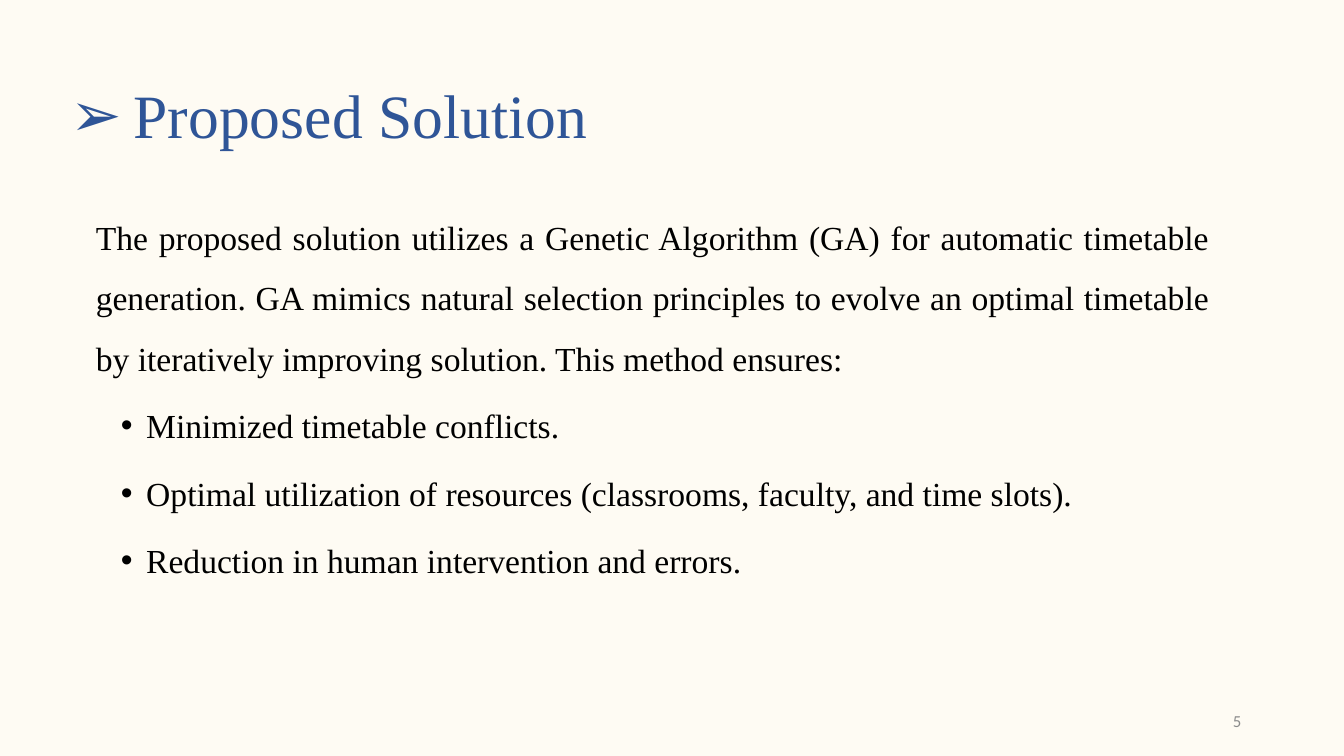
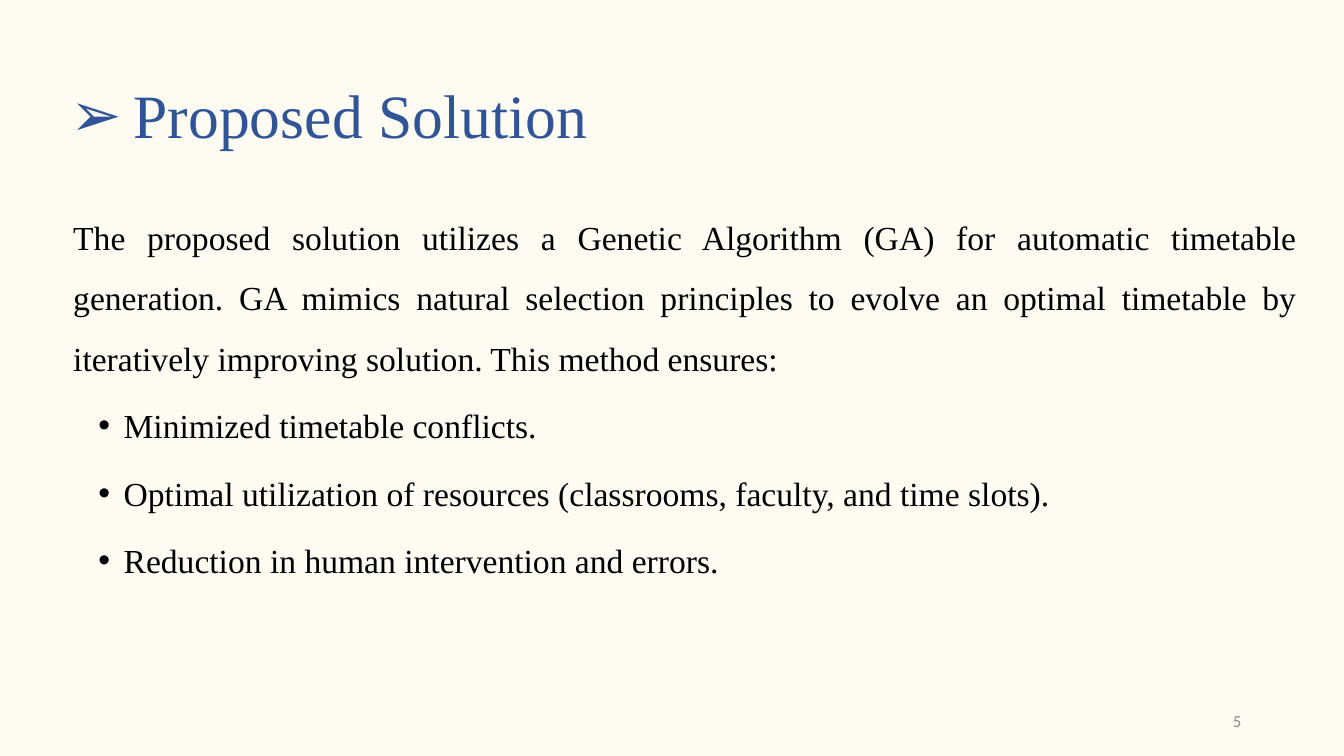
Before and after one commit to s-saanvi/Collection, a slide deck: slide 5 of Synopsis/Synopsis Presentation.pptx. Drawn at 1344x756 pixels with LibreOffice and Linux fonts; fonts in the diff are those of the drawing. Boxes give left, top, right and bottom in pixels: in the first picture for what was removed or moved away, otherwise in the second. Text is boxed around its words. In the diff, an @@ line names an element or a change of style, - is before the commit and + after.

```diff
--- a/Synopsis/Synopsis Presentation.pptx
+++ b/Synopsis/Synopsis Presentation.pptx
@@ text "The proposed solution utilizes a ..." rewrapped from (96, 226, 1209, 574) to (73, 226, 1296, 574) @@
```
Also in this commit, not shown: 8 other slides changed, 1 slide removed, 4 other files.
